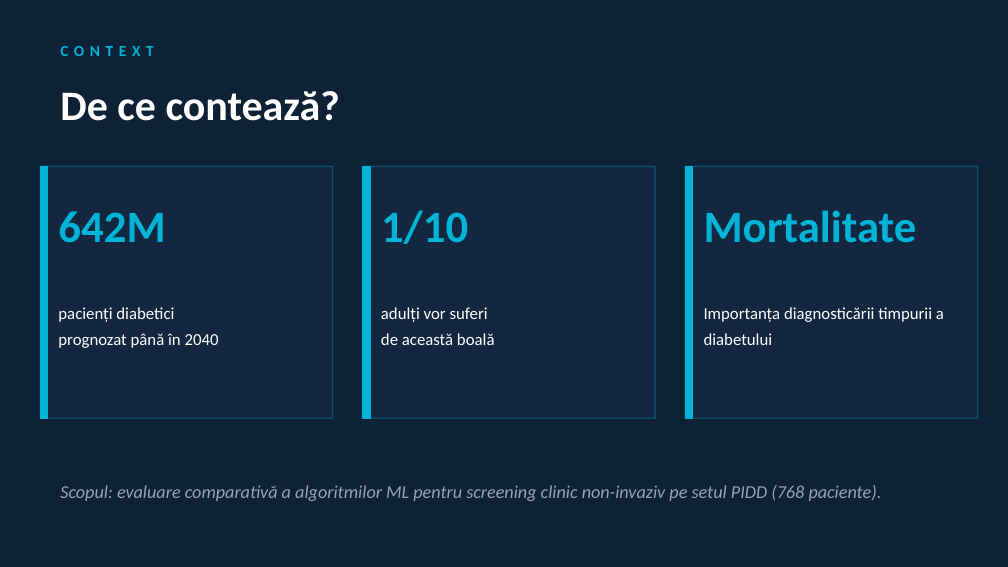
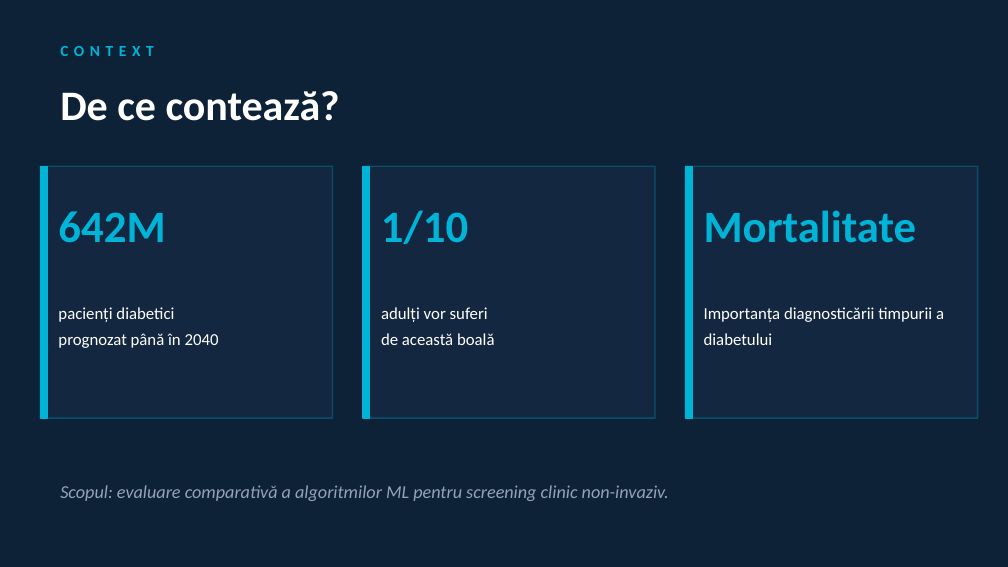
Before and after one commit to EmiCuciu/CS-UBB-FMI-INFO, a slide deck: slide 2 of 3rd Year/SEMESTER 2/TRSI/Raport de cercetare/DiabetRisc_Prezentare.pptx. Drawn at 1008x567 pixels with LibreOffice and Linux fonts; fonts in the diff are those of the drawing. Boxes give left, top, right and bottom in pixels: in the first picture for what was removed or moved away, otherwise in the second. Text is boxed around its words. In the diff, an @@ line names an element or a change of style, - is before the commit and + after.

```diff
--- a/3rd Year/SEMESTER 2/TRSI/Raport de cercetare/DiabetRisc_Prezentare.pptx
+++ b/3rd Year/SEMESTER 2/TRSI/Raport de cercetare/DiabetRisc_Prezentare.pptx
@@ text at bbox=[60, 485, 669, 501]: text changed @@
-Scopul: evaluare comparativă a algoritmilor ML pentru screening clinic non-invaziv pe setul PIDD (768 paciente).
+Scopul: evaluare comparativă a algoritmilor ML pentru screening clinic non-invaziv.
```
Also in this commit, not shown: 4 other slides changed, 7 other files.
